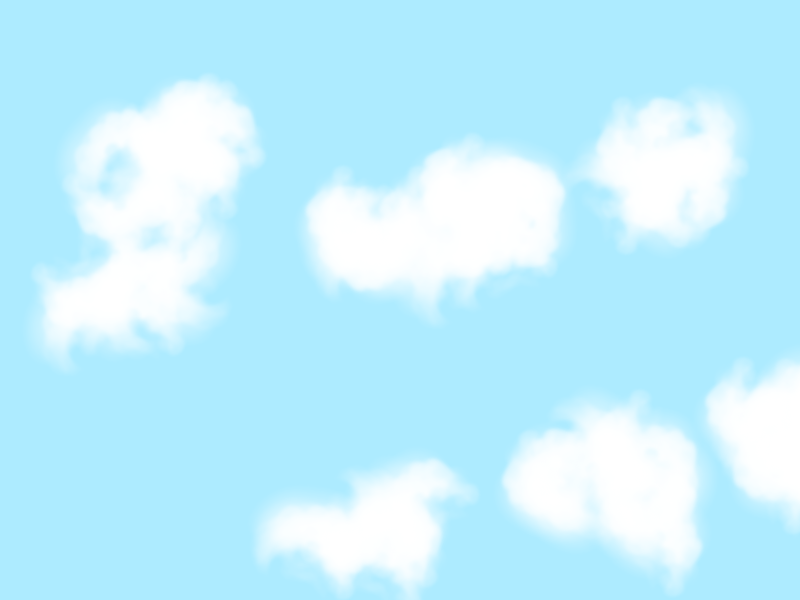
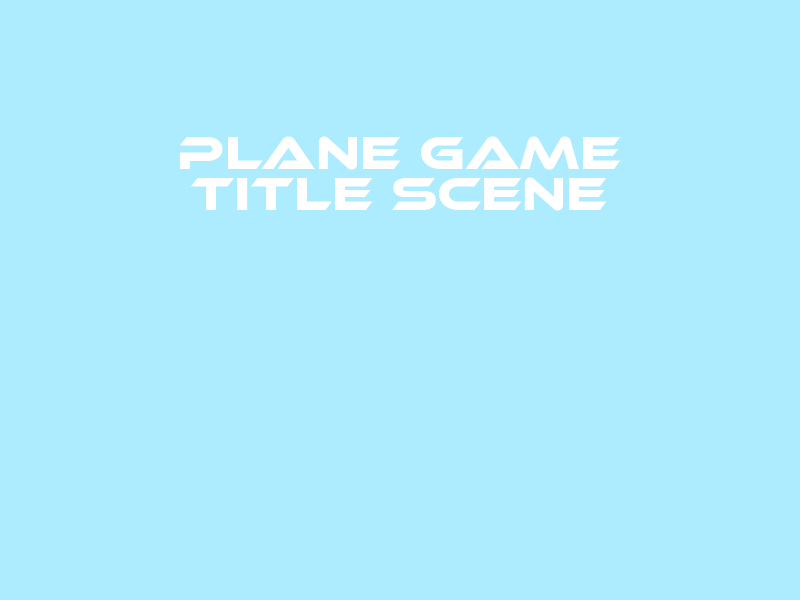
Revision of a layered 800 × 600 image; what changed, layer by layer:
added layer "Plane Game Title Scene" in group "Artboard 1" over [179, 136, 621, 211]
added layer "titleScene_bg" in group "Artboard 1" over [23, 72, 800, 600]
hid "Layer 2", moved it into group "Game" over [23, 72, 800, 600]
moved "sky" into group "Game" over [23, 72, 800, 600]
